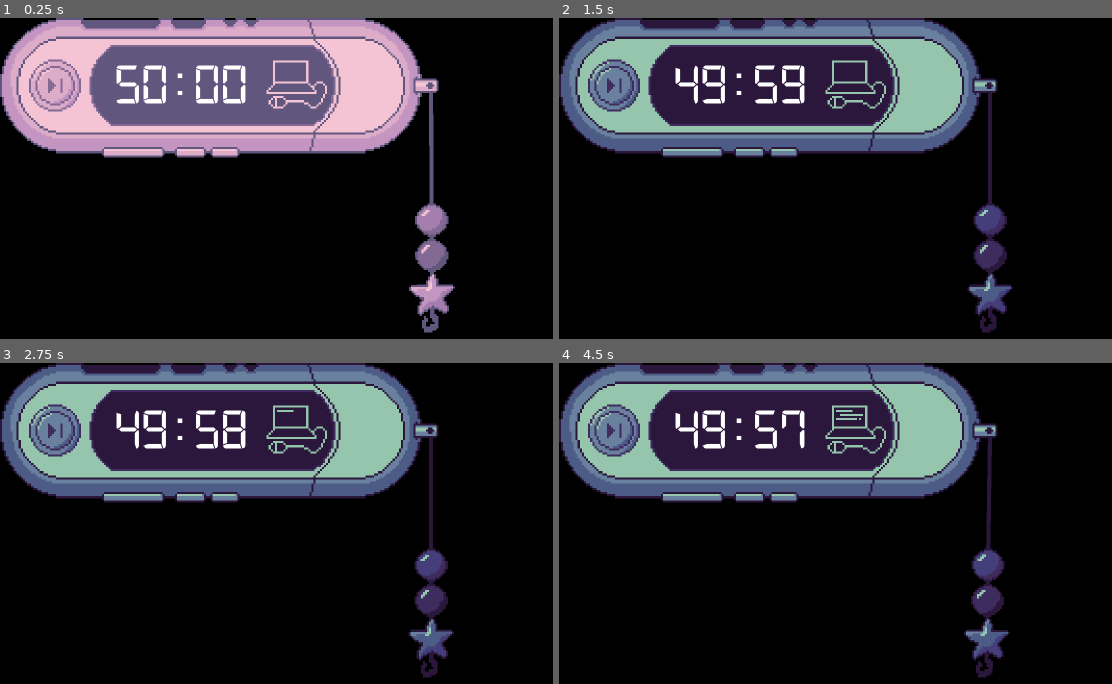
Above: before the commit, frames 1-4 (two rows, left to right).
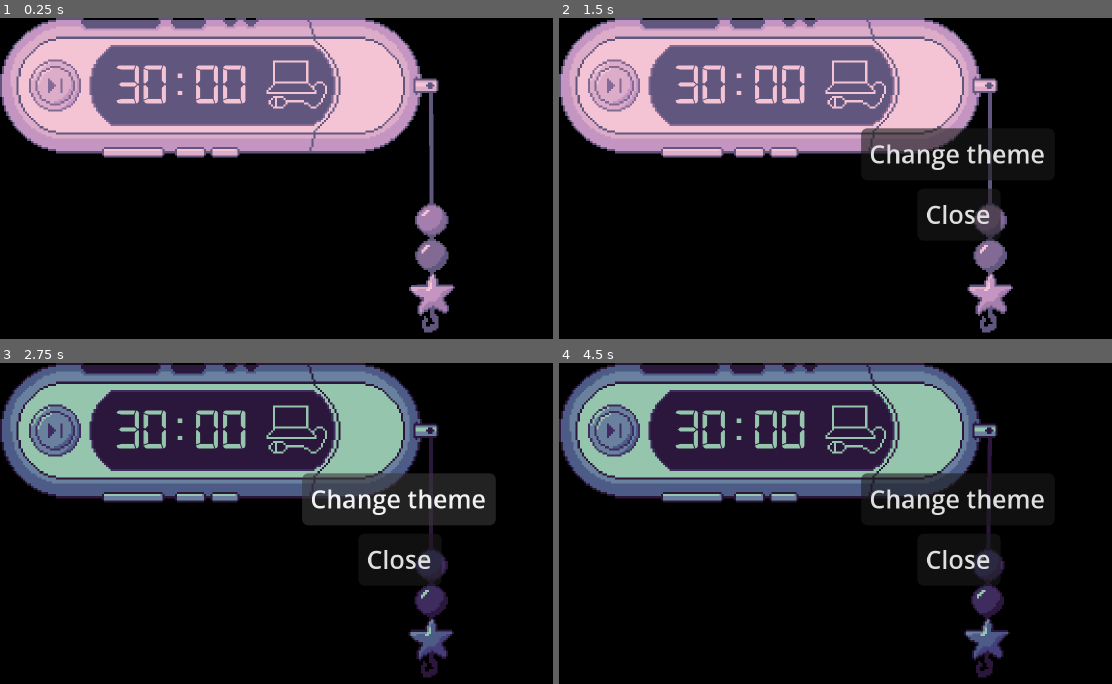
Above: after the commit, the same moments.

Repository: rota-fortunae/mp3-pomodoro
Game: Godot game, scene res://main.tscn
The game is run twice, just before and just after one commit, with the same random seed, the same clock (stepped at 60 frames per second) and the same inputs.
Inputs (mouse positions are in pixels of both pictures, inside the frame that each line leads up to):
- Up to frame 1 (0.25 s): no input
- Up to frame 2 (1.5 s): click (929, 85) at 0.5 s; click (614, 85) at 1.27 s
- Up to frame 3 (2.75 s): click (398, 497) at 2 s, where only the run after the commit has a clickable "Change theme"
- Up to frame 4 (4.5 s): click (614, 430) at 2.77 s; tap Enter at 3.5 s; move the mouse to (outside the picture) at 3.52 s; hold Right 3.53-4.25 s; tap Alt at 3.6 s; click (outside the picture) at 3.67 s; drag from (796, 545) to (918, 597) at 4.27 s

The runs differ from the first frame. In frame 1, 1.0% of the frame differs, in the area x 20-45%, y 14-27%; in frame 2, 33%, in the area x 0-88%, y 0-99%; in frame 3, 7.1%; in frame 4, 3.7%.

Commit message:
added beginnings of the button

Diff:
--- a/changeColor.gd
+++ /dev/null
@@ -1,22 +0,0 @@
-extends TextureButton
-
-# Called when the node enters the scene tree for the first time.
-func _ready() -> void:
-	pass
-
-
-# Called every frame. 'delta' is the elapsed time since the previous frame.
-func _process(delta: float) -> void:
-	pass
-
-
-func _on_pressed() -> void:
-
-	var newcolorstring = "#2a173b,#3f2c5f,#443f7b,#4c5c87,#69809e,#95c5ac"
-
-	var newcolorlist = newcolorstring.replace("#","").replace(" ","").split(",")
-	var names = ["newcolorone", "newcolortwo", "newcolorthree", "newcolorfour", "newcolorfive", "newcolorsix"]
-	for i in range(6):
-
-		var new_color = Color(newcolorlist[i])
-		RenderingServer.global_shader_parameter_set(names[i], new_color)
--- /dev/null
+++ b/clock_text.gdshader
@@ -0,0 +1,8 @@
+shader_type canvas_item;
+
+global uniform vec4 newcolorsix;
+
+void fragment() {
+    // COLOR already holds the glyph shape (font texture * font color), so keep its alpha and recolor it
+    COLOR.rgb = newcolorsix.rgb;
+}
--- a/deletelater.gd
+++ /dev/null
@@ -1,6 +0,0 @@
-@tool
-extends EditorScript
-
-func _ready() -> void:
-	var new_color = Color.CORNFLOWER_BLUE
-	RenderingServer.global_shader_parameter_set("newcolorone", new_color)
--- a/main.tscn
+++ b/main.tscn
@@ -4,16 +4,17 @@
 [ext_resource type="Shader" uid="uid://r5kh3gkgy0gg" path="res://main.gdshader" id="1_w48qg"]
 [ext_resource type="Texture2D" uid="uid://dal34mo56d841" path="res://assets/cap.png" id="2_0xm2m"]
 [ext_resource type="Texture2D" uid="uid://dvbcar24urv2l" path="res://assets/button_unpressed.png" id="3_1bvp3"]
-[ext_resource type="Material" uid="uid://dbixbu3rcism1" path="res://shaders/blue.tres" id="3_vivmo"]
+[ext_resource type="Material" uid="uid://dbixbu3rcism1" path="res://universal.tres" id="3_vivmo"]
 [ext_resource type="Texture2D" uid="uid://7mw4quokacc" path="res://assets/button_pressed.png" id="4_lquwl"]
-[ext_resource type="Script" uid="uid://nxwgn6svru8q" path="res://scripts/window_swing.gd" id="5_272bh"]
+[ext_resource type="Script" uid="uid://nxwgn6svru8q" path="res://charm_swing.gd" id="5_272bh"]
 [ext_resource type="BitMap" uid="uid://bt0ois64521xf" path="res://assets/button_bitmap.png" id="5_lquwl"]
 [ext_resource type="Texture2D" uid="uid://bjm3qdtqussm7" path="res://assets/charm.png" id="6_7mycd"]
 [ext_resource type="BitMap" uid="uid://dwl5ec7jpd6w5" path="res://assets/cap_bitmask.png" id="6_ycdy4"]
 [ext_resource type="FontFile" uid="uid://obww1jk45dny" path="res://assets/digital-7 (mono).ttf" id="8_5vw27"]
-[ext_resource type="Script" uid="uid://08ycnl7utxt5" path="res://changeColor.gd" id="9_2cqfq"]
-[ext_resource type="Script" uid="uid://bqya2vw4ijq66" path="res://scripts/pomodoro.gd" id="9_pom"]
+[ext_resource type="Script" uid="uid://08ycnl7utxt5" path="res://settings_button.gd" id="9_2cqfq"]
+[ext_resource type="Script" uid="uid://bqya2vw4ijq66" path="res://pomodoro.gd" id="9_pom"]
 [ext_resource type="Texture2D" uid="uid://b8xe3472y5dco" path="res://assets/break_time.png" id="10_efxa6"]
+[ext_resource type="Shader" uid="uid://dvuvvxw1eswcs" path="res://clock_text.gdshader" id="11_clock"]
 [ext_resource type="Texture2D" uid="uid://cr2nnkassuup8" path="res://assets/work_time.png" id="11_dg77c"]
 [ext_resource type="Script" uid="uid://ormykse11xyo" path="res://drag_screen.gd" id="12_dg77c"]
 
@@ -31,6 +32,9 @@
 
 [sub_resource type="RectangleShape2D" id="RectangleShape2D_j343n"]
 size = Vector2(98, 3)
+
+[sub_resource type="ShaderMaterial" id="ShaderMaterial_clock"]
+shader = ExtResource("11_clock")
 
 [sub_resource type="AtlasTexture" id="AtlasTexture_ycdy4"]
 atlas = ExtResource("10_efxa6")
@@ -121,15 +125,41 @@
 offset_bottom = 40.0
 script = ExtResource("12_dg77c")
 
-[node name="fullbody" type="Sprite2D" parent="." unique_id=1394310647]
+[node name="Fullbody" type="Sprite2D" parent="." unique_id=1394310647]
+z_index = 1
+z_as_relative = false
 material = ExtResource("3_vivmo")
 position = Vector2(95, 33)
 texture = ExtResource("1_ig7tw")
 offset = Vector2(0, 0.5)
 
 [node name="Cap" type="StaticBody2D" parent="." unique_id=2060485426]
+z_index = 1
+z_as_relative = false
 material = ExtResource("3_vivmo")
 physics_material_override = SubResource("PhysicsMaterial_ip871")
+
+[node name="Charm" type="RigidBody2D" parent="Cap" unique_id=484463194]
+z_index = -1
+z_as_relative = false
+material = ExtResource("3_vivmo")
+position = Vector2(170, 78.99999)
+rotation = 0.6523597
+script = ExtResource("5_272bh")
+target_path = NodePath(".")
+
+[node name="Sprite2D" type="Sprite2D" parent="Cap/Charm" unique_id=586687799]
+z_index = 1
+material = ExtResource("3_vivmo")
+position = Vector2(37.000004, -13.000002)
+rotation = -0.65927607
+texture = ExtResource("6_7mycd")
+
+[node name="CollisionShape2D" type="CollisionShape2D" parent="Cap/Charm" unique_id=978954045]
+position = Vector2(38.223038, -11.423344)
+rotation = -0.6574953
+scale = Vector2(1.0000001, 1.0000001)
+shape = SubResource("RectangleShape2D_hxrmi")
 
 [node name="Pivot" type="PinJoint2D" parent="Cap" unique_id=590999161]
 position = Vector2(207, 33)
@@ -137,28 +167,7 @@
 node_a = NodePath("..")
 node_b = NodePath("../Charm")
 
-[node name="Charm" type="RigidBody2D" parent="Cap" unique_id=484463194]
-z_index = -1
-material = ExtResource("3_vivmo")
-position = Vector2(170, 78.99999)
-rotation = 0.6523597
-script = ExtResource("5_272bh")
-target_path = NodePath(".")
-
-[node name="Sprite2D" type="Sprite2D" parent="Cap/Charm" unique_id=586687799]
-z_index = 1
-material = ExtResource("3_vivmo")
-position = Vector2(37.000004, -13.000002)
-rotation = -0.65927607
-texture = ExtResource("6_7mycd")
-
-[node name="CollisionShape2D" type="CollisionShape2D" parent="Cap/Charm" unique_id=978954045]
-position = Vector2(38.223038, -11.423344)
-rotation = -0.6574953
-scale = Vector2(1.0000001, 1.0000001)
-shape = SubResource("RectangleShape2D_hxrmi")
-
-[node name="cap" type="Sprite2D" parent="Cap" unique_id=1388584460]
+[node name="Cap" type="Sprite2D" parent="Cap" unique_id=1388584460]
 material = ExtResource("3_vivmo")
 position = Vector2(179, 32)
 texture = ExtResource("2_0xm2m")
@@ -185,8 +194,10 @@
 texture_click_mask = ExtResource("6_ycdy4")
 script = ExtResource("9_2cqfq")
 
-[node name="Clock" type="Label" parent="." unique_id=1104957864]
-material = ExtResource("3_vivmo")
+[node name="TimerLabel" type="Label" parent="." unique_id=1104957864]
+z_index = 1
+z_as_relative = false
+material = SubResource("ShaderMaterial_clock")
 offset_left = 55.0
 offset_top = 20.0
 offset_right = 160.0
@@ -200,12 +211,14 @@
 script = ExtResource("9_pom")
 
 [node name="BreakIndicator" type="AnimatedSprite2D" parent="." unique_id=1957707449]
+z_index = 1
+z_as_relative = false
 material = ExtResource("3_vivmo")
 position = Vector2(143, 32)
 sprite_frames = SubResource("SpriteFrames_ip871")
 animation = &"pause"
 
-[node name="RoundButton" type="TextureButton" parent="." unique_id=645797071]
+[node name="TimerButton" type="TextureButton" parent="." unique_id=645797071]
 material = ExtResource("3_vivmo")
 offset_left = 18.0
 offset_top = 24.0
--- a/open_settings.gd
+++ /dev/null
@@ -1,11 +0,0 @@
-extends Node
-
-
-# Called when the node enters the scene tree for the first time.
-func _ready() -> void:
-	pass # Replace with function body.
-
-
-# Called every frame. 'delta' is the elapsed time since the previous frame.
-func _process(delta: float) -> void:
-	pass
--- /dev/null
+++ b/settings_button.gd
@@ -0,0 +1,81 @@
+extends TextureButton
+
+signal option_pressed(label: String)
+
+@export var popup_background: Texture2D
+@export var popup_size: Vector2 = Vector2(160, 120)
+@export var button_labels: Array[String] = ["Change theme", "Close"]
+@export var button_font: Font
+@export var button_font_size: int = 12
+
+var _popup_layer: CanvasLayer = null
+var _popup: Control = null
+
+# Called when the node enters the scene tree for the first time.
+func _ready() -> void:
+	_build_popup()
+
+
+# Called every frame. 'delta' is the elapsed time since the previous frame.
+func _process(delta: float) -> void:
+	pass
+
+
+func _on_pressed() -> void:
+	_popup.visible = not _popup.visible
+
+
+func _build_popup() -> void:
+	# CanvasLayer keeps the popup above everything and unaffected by Cap's transform
+	_popup_layer = CanvasLayer.new()
+	_popup_layer.layer = 10
+	add_child(_popup_layer)
+
+	_popup = Control.new()
+	_popup.size = popup_size
+	_popup.position = (get_viewport_rect().size - popup_size) / 2
+	_popup.visible = false
+	_popup_layer.add_child(_popup)
+
+	var bg = TextureRect.new()
+	bg.texture = popup_background
+	bg.stretch_mode = TextureRect.STRETCH_SCALE
+	bg.expand_mode = TextureRect.EXPAND_IGNORE_SIZE
+	bg.set_anchors_preset(Control.PRESET_FULL_RECT)
+	_popup.add_child(bg)
+
+	var list = VBoxContainer.new()
+	list.set_anchors_preset(Control.PRESET_FULL_RECT)
+	list.alignment = BoxContainer.ALIGNMENT_CENTER
+	_popup.add_child(list)
+
+	for label in button_labels:
+		var b = Button.new()
+		b.text = label
+		b.size_flags_horizontal = Control.SIZE_SHRINK_CENTER
+		if button_font:
+			b.add_theme_font_override("font", button_font)
+		b.add_theme_font_size_override("font_size", button_font_size)
+		b.pressed.connect(_on_popup_button_pressed.bind(label))
+		list.add_child(b)
+
+
+func _on_popup_button_pressed(label: String) -> void:
+	match label:
+		"Change theme":
+			change_color("")
+		"Close":
+			_popup.visible = false
+	option_pressed.emit(label)
+
+
+func change_color(newcolorstring):
+
+	newcolorstring = "#2a173b,#3f2c5f,#443f7b,#4c5c87,#69809e,#95c5ac"
+
+	var newcolorlist = newcolorstring.replace("#","").replace(" ","").split(",")
+	var names = ["newcolorone", "newcolortwo", "newcolorthree", "newcolorfour", "newcolorfive", "newcolorsix"]
+	for i in range(6):
+
+		var new_color = Color(newcolorlist[i])
+		RenderingServer.global_shader_parameter_set(names[i], new_color)
Renamed: scripts/window_swing.gd -> charm_swing.gd
Renamed: scripts/window_swing.gd.uid -> charm_swing.gd.uid
Not shown, added: clock_text.gdshader.uid
Not shown, removed: deletelater.gd.uid
Not shown, removed: open_settings.gd.uid
Renamed: scripts/pomodoro.gd -> pomodoro.gd
Renamed: scripts/pomodoro.gd.uid -> pomodoro.gd.uid
Binary file removed: scripts/break_time.gif
Renamed: changeColor.gd.uid -> settings_button.gd.uid
Renamed: shaders/blue.tres -> universal.tres
Not shown, changed: .DS_Store
